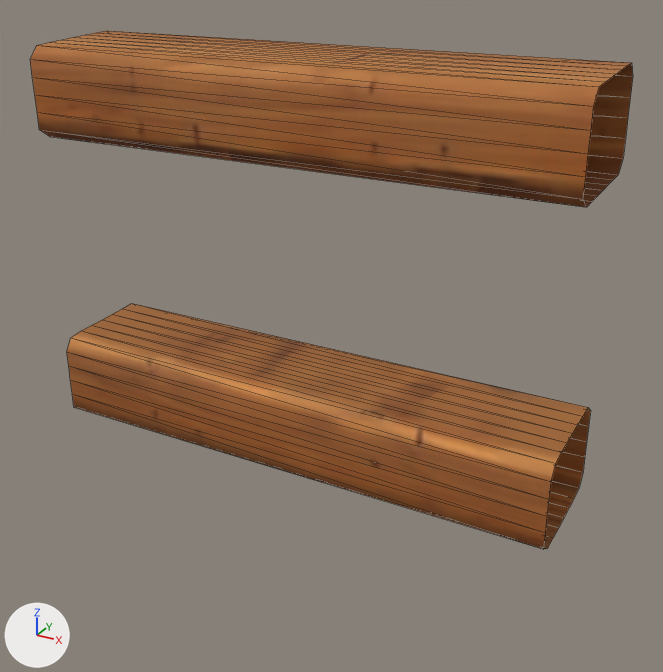
Two versions of the glTF model art/models/ship/deck/rail_sweep.glb, one commit apart.
Before and after are seen from a 50 mm lens placed at (1.287, -1.345, 0.921), pointed at (0.565, -0.031, 0.264). Arrows for +X, +Y and +Z are at lower left; the lights stay in place. The older version comes first. Mesh edges are drawn as thin lines.

Objects in the first picture: 'base', 'handrail'.
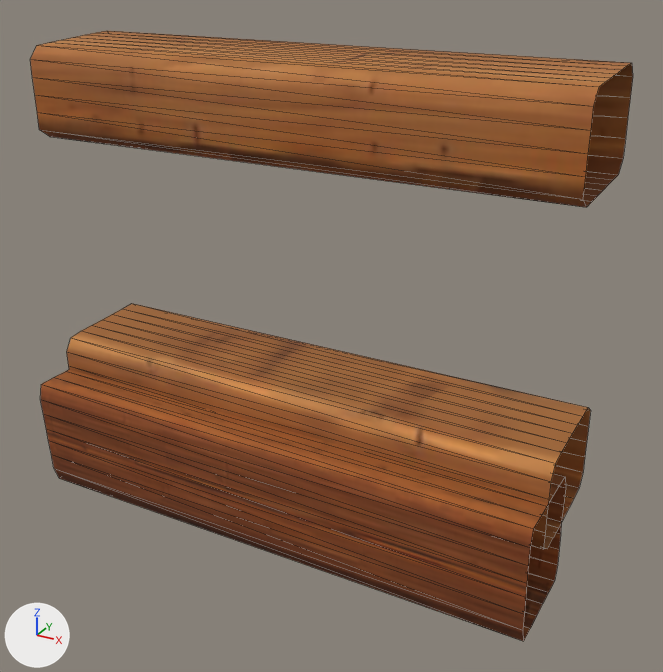
Changed parts and their boxes [x1, y1, x2, y2] in the pictures (663 x 672 px):
```json
{"object": "wale", "change": "added", "after": [40, 370, 566, 641], "on screen": "brown"}
```

The change, as JSON lines over the scene's bpy script:
```json
{"op": "add", "block": "img_image_2", "code": ["img_image_2 = load_image('Image_2', '_unpacked/Image_2', 512, 128, 'sRGB')"]}
{"op": "add", "block": "mat_rail_wale", "code": ["mat_rail_wale = principled_material('rail_wale')", "mat_rail_wale.texture = img_image_2", "mat_rail_wale.roughness = 0.85"]}
{"op": "add", "block": "me_wale", "code": ["me_wale = bpy.data.meshes.new('wale')", "me_wale.from_pydata(...)  # 48 vertices, 48 faces; spans x 0.0..1.0, y -0.202..-0.002, z -0.121..0.103", "me_wale.materials.append(mat_rail_wale)  # picture img_image_2"]}
{"op": "add", "block": "ob_wale", "code": ["ob_wale = bpy.data.objects.new('wale', me_wale)", "ob_wale.location = (0.0, 0.0, 0.0)"]}
```
